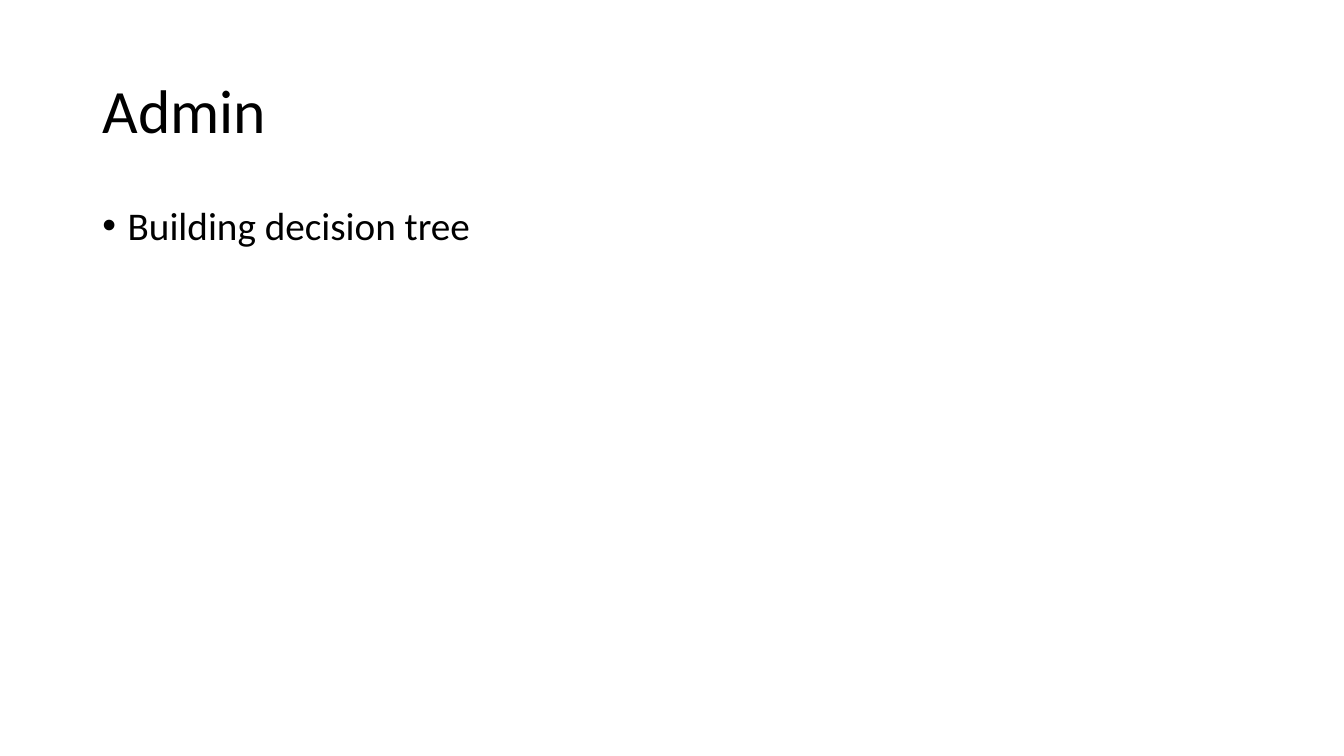
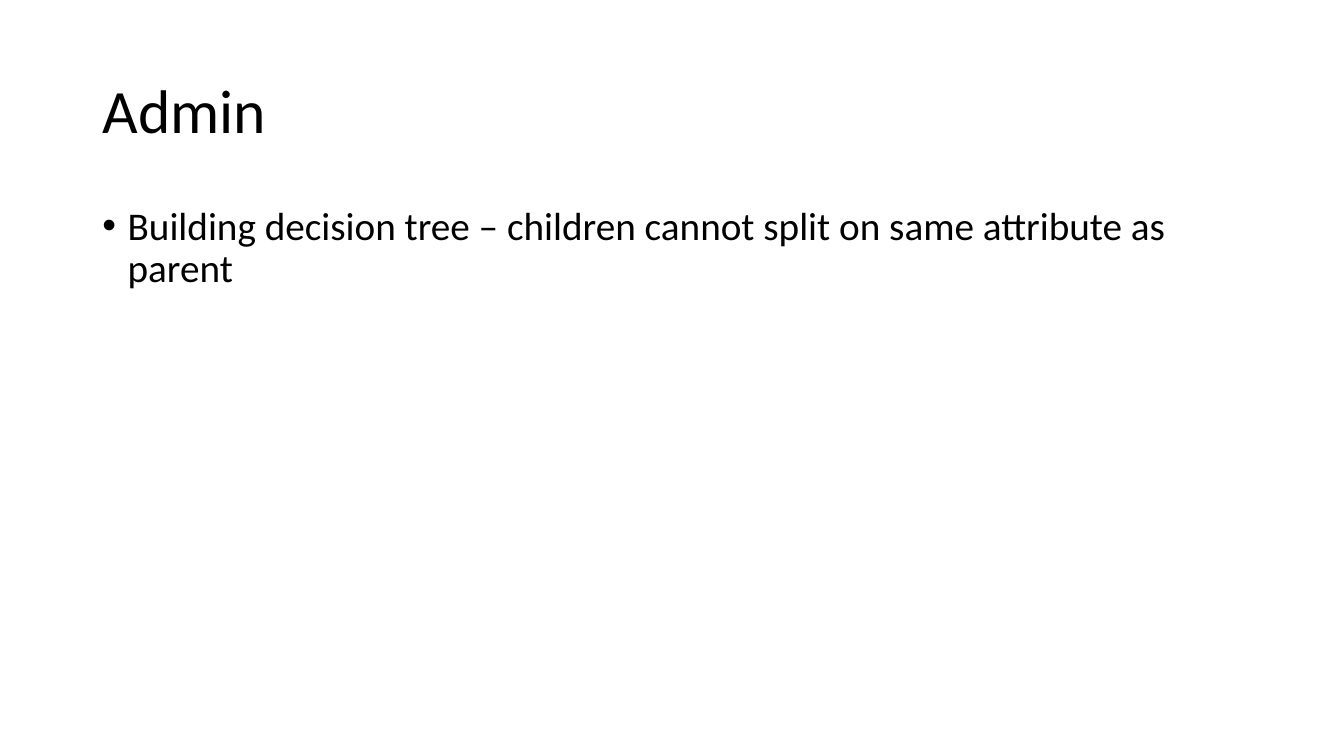
Before and after one commit to russellu/cs405, a slide deck: slide 2 of Lecture_08.pptx. Drawn at 1344x756 pixels with LibreOffice and Linux fonts; fonts in the diff are those of the drawing. Boxes give left, top, right and bottom in pixels: in the first picture for what was removed or moved away, otherwise in the second. Text is boxed around its words. In the diff, an @@ line names an element or a change of style, - is before the commit and + after.

Commit message:
asd

```diff
--- a/Lecture_08.pptx
+++ b/Lecture_08.pptx
@@ text at (x1=128, y1=212, x2=1165, y2=289): text changed @@
-• Building decision tree
+• Building decision tree – children cannot split on same attribute as parent
```
Also in this commit, not shown: 12 slides added, 1 slide removed.
